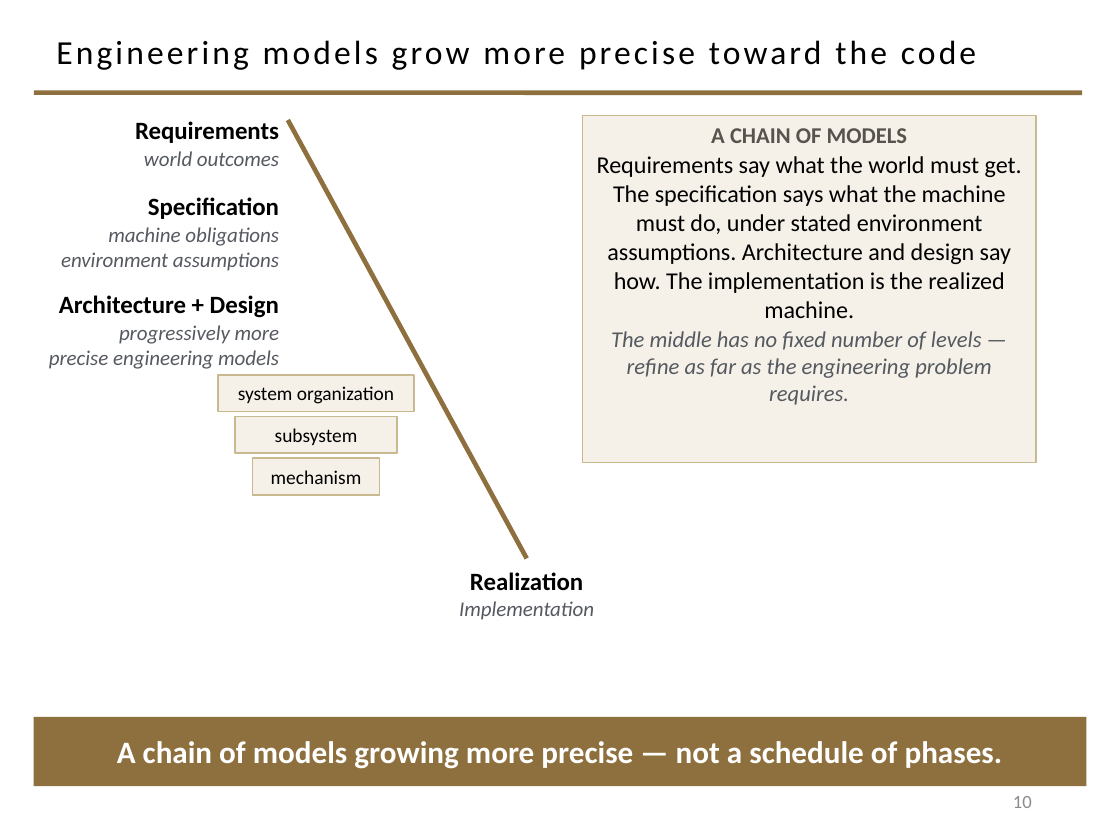
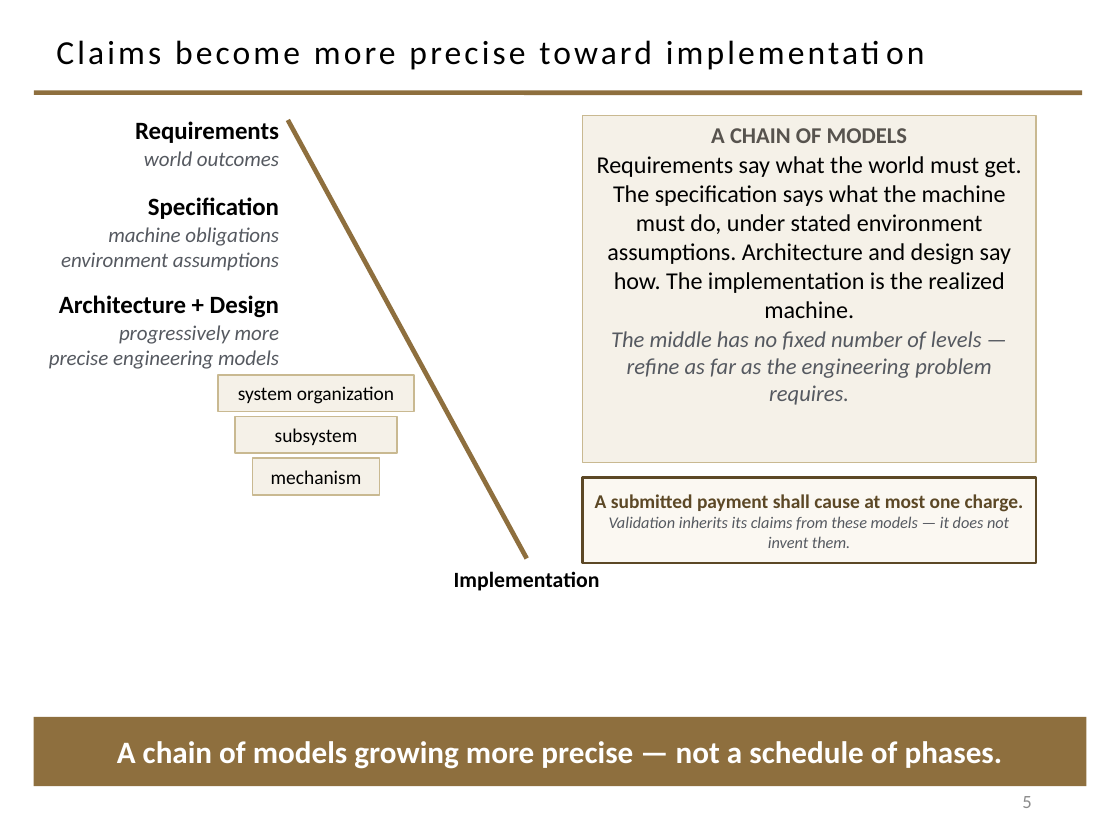
Before and after one commit to davisjam/model-based-agentic-software-engineering, a slide deck: slide 5 of course/lectures/act-1-foundations/08-validation/1-8-Validation.pptx (slide 10 before the commit). Drawn at 1120x840 pixels with LibreOffice and Linux fonts; fonts in the diff are those of the drawing; background and template pictures are left out. Boxes give left, top, right and bottom in pixels: in the first picture for what was removed or moved away, otherwise in the second. Text is boxed around its words. In the diff, an @@ line names an element or a change of style, - is before the commit and + after.

```diff
--- a/course/lectures/act-1-foundations/08-validation/1-8-Validation.pptx
+++ b/course/lectures/act-1-foundations/08-validation/1-8-Validation.pptx
@@ title at [56, 40, 652, 70]: text changed @@
-Engineering models grow more precise toward the code
+Claims become more precise toward implementation
@@ rectangle added at [582, 478, 1036, 564], fill #FBF8F2, outline #5C4826 1.5 pt, 10.5 pt, text #555960, italic @@
+A submitted payment shall cause at most one charge.
+Validation inherits its claims from these models — it does not invent them.
@@ text "Implementation" at [454, 571, 600, 591]: size 13.5 to 14 pt, text colour #555960 to #000000, bold on, italic off @@
@@ text at [470, 572, 583, 591]: paragraph removed @@
-Realization
@@ page number at [1022, 796, 1031, 808]: text changed @@
-10
+5
```
Also in this commit, not shown: 21 other slides changed, 4 slides added, 30 slides removed.
